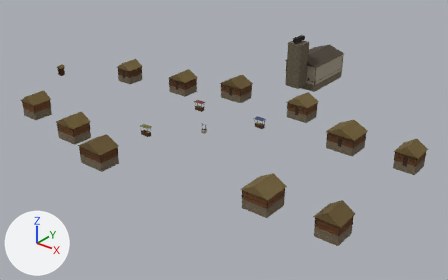
The glTF model modelos/horneado/poblado.glb, before and after one commit.
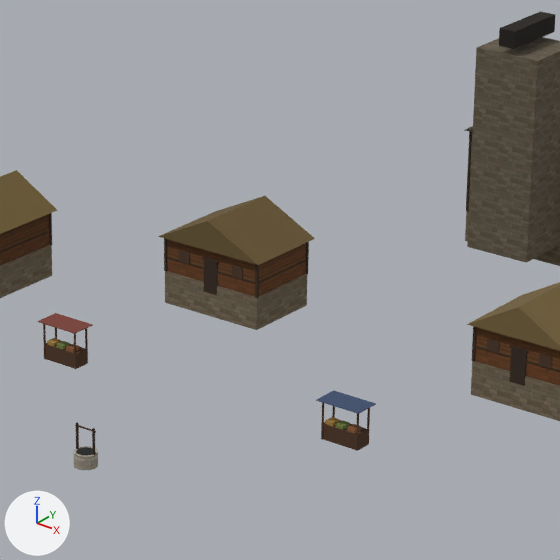
There are two pictures of each version: one whole from a 50 mm lens placed at (250.7, 14.5, 65.3), pointed at (157.5, 131.1, -7.0), one close up on the part from 41% to 68% of the width and 12% to 55% of the height. The lights are fixed; the arrows at lower left show +X, +Y and +Z. The last two pictures show the newer version. Vertices at exactly the same position are counted once.

Objects in the first close-up: 'poblado-0', 'poblado-1', 'poblado-2'.
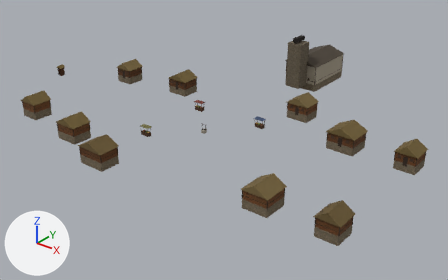
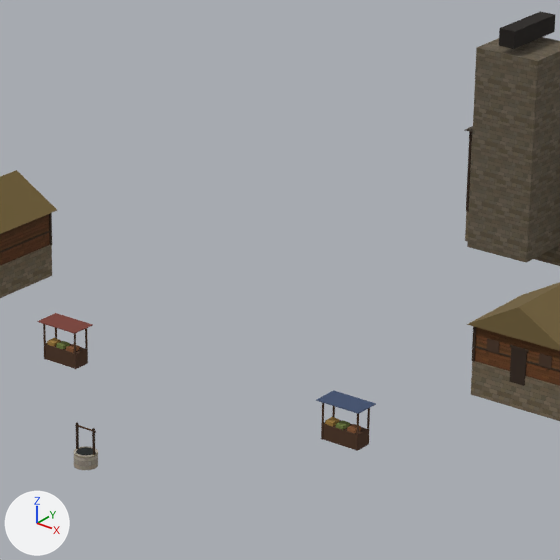
Boxes [x1, y1, x2, y2] around the edits, measured in the close-ups (560 x 560 px):
```json
{"part": 1, "of": "me_poblado_0", "change": "deleted", "before": [165, 271, 307, 330], "on screen": "brown"}
{"part": 2, "of": "me_poblado_1", "change": "deleted", "before": [167, 239, 306, 297], "on screen": "brown"}
{"part": 3, "of": "me_poblado_2", "change": "deleted", "before": [158, 196, 315, 298], "on screen": "brown"}
```

The change, as JSON lines over the scene's bpy script:
```json
{"block": "me_poblado_0", "where": "# used by ob_poblado_0; location = (0.0, 0.0, 0.0)"}
{"op": "remove", "block": "me_poblado_0", "code": "me_poblado_0.from_pydata(...)  # 486 vertices, 916 faces; spans x 113.4..208.6, y 92.4..180.1, z -1.5..13.0"}
{"op": "add", "block": "me_poblado_0", "code": "me_poblado_0.from_pydata(...)  # 478 vertices, 904 faces; spans x 113.4..208.6, y 92.4..180.1, z -1.5..13.0"}
{"block": "me_poblado_0", "change": "me_poblado_0 part 1: the loose piece of 8 vertices spanning x 146.4..153.6, y 143.4..148.6, z -1.5..0.6 is deleted"}
{"block": "me_poblado_1", "where": "# used by ob_poblado_1; location = (0.0, 0.0, 0.0)"}
{"op": "remove", "block": "me_poblado_1", "code": "me_poblado_1.from_pydata(...)  # 108 vertices, 168 faces; spans x 98.3..208.5, y 92.5..148.5, z 0.0..2.8"}
{"op": "add", "block": "me_poblado_1", "code": "me_poblado_1.from_pydata(...)  # 100 vertices, 156 faces; spans x 98.3..208.5, y 92.5..148.5, z 0.0..2.8"}
{"block": "me_poblado_1", "change": "me_poblado_1 part 2: the loose piece of 8 vertices spanning x 146.5..153.5, y 143.5..148.5, z 0.6..2.8 is deleted"}
{"block": "me_poblado_2", "where": "# used by ob_poblado_2; location = (0.0, 0.0, 0.0)"}
{"op": "remove", "block": "me_poblado_2", "code": "me_poblado_2.from_pydata(...)  # 2489 vertices, 4192 faces; spans x 98.1..208.9, y 92.2..180.4, z 0.0..14.6"}
{"op": "add", "block": "me_poblado_2", "code": "me_poblado_2.from_pydata(...)  # 2363 vertices, 3992 faces; spans x 98.1..208.9, y 92.2..180.4, z 0.0..14.6"}
{"block": "me_poblado_2", "change": "me_poblado_2 part 3: 14 loose pieces with 126 vertices, spanning x 146.1..153.9, y 143.1..148.9, z 0.0..4.8, are deleted"}
```
